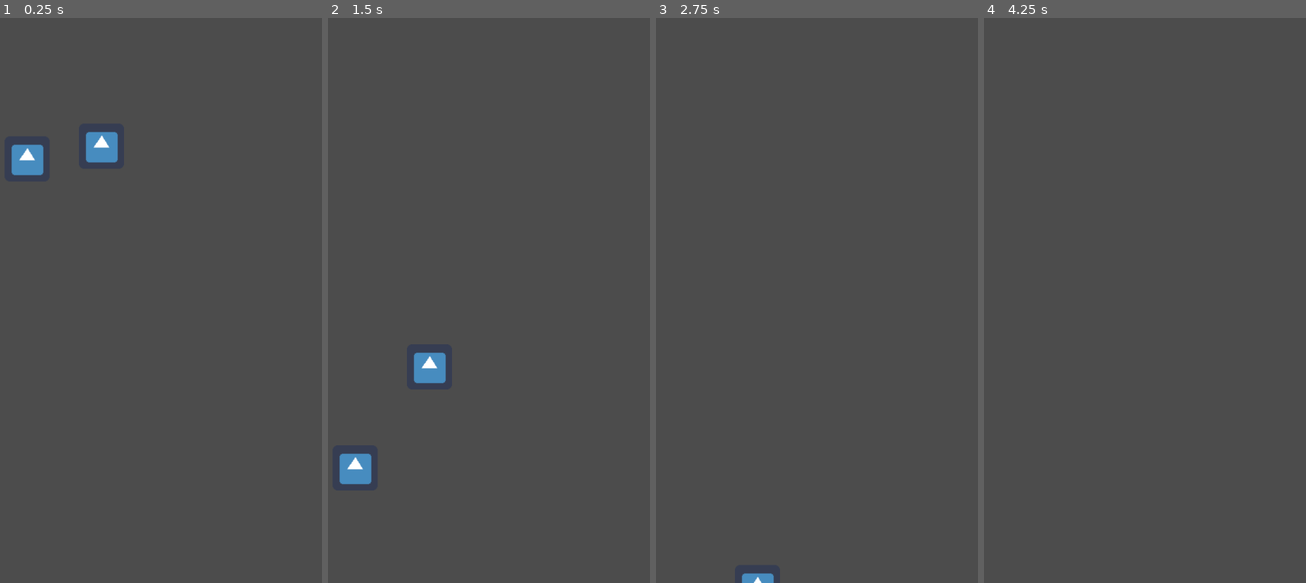
Above: before the commit, frames 1-4 (left to right).
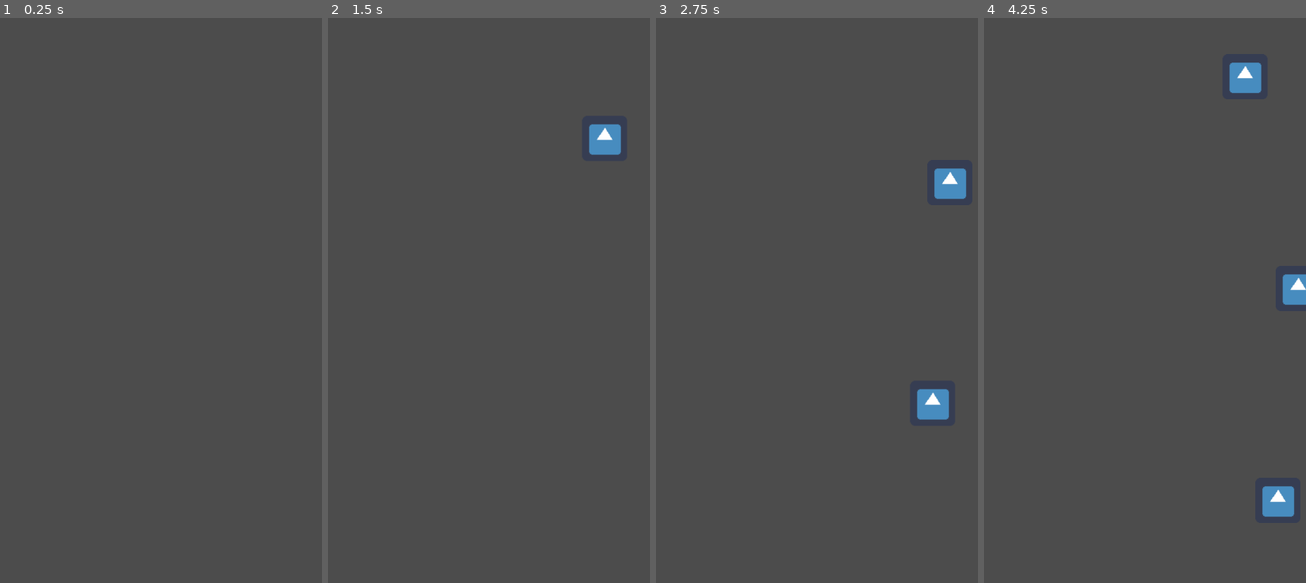
Above: after the commit, the same moments.

Repository: eastonman/trivialwar
Game: Godot game, scene res://Main.tscn
Same seed, same stepped clock (60 frames per second), same inputs: the game is played once before the commit and once after it. The engine's default icon, where the game draws it, is replaced by a stand-in: a white triangle on a blue panel in a dark square.
Inputs:
- Up to frame 1 (0.25 s): no input
- Up to frame 2 (1.5 s): hold Right (move_right) 0.53-1.28 s; hold Down (move_down) from 1.28 s (still down)
- Up to frame 3 (2.75 s): release Down (move_down) at 2.03 s; hold Right (move_right) from 2.03 s (still down)
- Up to frame 4 (4.25 s): release Right (move_right) at 2.78 s; hold Up (move_up) 2.78-3.53 s; hold Left (move_left) from 3.53 s (still down)

The runs differ from the first frame. In frame 1, 1.1% of the frame differs, in the area x 3-37%, y 20-28%; in frame 2, 1.6%, in the area x 3-92%, y 18-83%; in frame 3, 1.3%; in frame 4, 1.5%.

Commit message:
feat: add mob timer

Diff:
--- a/Main.tscn
+++ b/Main.tscn
@@ -1,12 +1,25 @@
-[gd_scene load_steps=3 format=2]
+[gd_scene load_steps=4 format=2]
 
 [ext_resource path="res://enemy/Mob.tscn" type="PackedScene" id=1]
-[ext_resource path="res://enemy/Elite.tscn" type="PackedScene" id=2]
+[ext_resource path="res://main.gd" type="Script" id=3]
 
-[node name="Node2D" type="Node2D"]
+[sub_resource type="Curve2D" id=1]
+_data = {
+"points": PoolVector2Array( 0, 0, 0, 0, 4, 9, 0, 0, 0, 0, 1079, 6, 0, 0, 0, 0, 1082, 31, 0, 0, 0, 0, 4, 32, 0, 0, 0, 0, 4, 9 )
+}
 
-[node name="Mob" parent="." instance=ExtResource( 1 )]
-position = Vector2( 454, 238 )
+[node name="Main" type="Node"]
+script = ExtResource( 3 )
+mob_scene = ExtResource( 1 )
 
-[node name="Eilte" parent="." instance=ExtResource( 2 )]
-position = Vector2( 243, 224 )
+[node name="MobTimer" type="Timer" parent="."]
+
+[node name="MobSpawnPath" type="Path2D" parent="."]
+curve = SubResource( 1 )
+
+[node name="MobSpawnPosition" type="PathFollow2D" parent="MobSpawnPath"]
+position = Vector2( 4, 9 )
+rotation = -0.00279073
+rotate = false
+
+[connection signal="timeout" from="MobTimer" to="." method="_on_MobTimer_timeout"]
--- a/enemy/Mob.tscn
+++ b/enemy/Mob.tscn
@@ -1,15 +1,10 @@
-[gd_scene load_steps=4 format=2]
+[gd_scene load_steps=3 format=2]
 
 [ext_resource path="res://icon.png" type="Texture" id=1]
 [ext_resource path="res://enemy/mob.gd" type="Script" id=2]
 
-[sub_resource type="ConvexPolygonShape2D" id=1]
-
 [node name="Mob" type="RigidBody2D"]
 script = ExtResource( 2 )
-
-[node name="CollisionShape2D" type="CollisionShape2D" parent="."]
-shape = SubResource( 1 )
 
 [node name="Sprite" type="Sprite" parent="."]
 scale = Vector2( 2, 2 )
@@ -17,4 +12,7 @@
 
 [node name="VisibilityNotifier2D" type="VisibilityNotifier2D" parent="."]
 
+[node name="CollisionPolygon2D" type="CollisionPolygon2D" parent="."]
+polygon = PoolVector2Array( -63, -57, 61, -59, 58, 54, -61, 57 )
+
 [connection signal="screen_exited" from="VisibilityNotifier2D" to="." method="_on_VisibilityNotifier2D_screen_exited"]
--- a/enemy/elite.gd
+++ b/enemy/elite.gd
@@ -1,4 +1,6 @@
 extends "res://enemy/mob.gd"
+
 
 func _init():
 	speed = 700
+	HP = 200
--- a/enemy/mob.gd
+++ b/enemy/mob.gd
@@ -1,7 +1,7 @@
 extends RigidBody2D
 
-
-var speed = 500
+var HP = 100
+var speed = 600
 
 func _process(delta):
 	var velocity = Vector2.DOWN * speed
--- /dev/null
+++ b/main.gd
@@ -0,0 +1,29 @@
+extends Node
+
+export(PackedScene) var mob_scene
+
+func _ready():
+	randomize()
+	# Debug tesing purpose
+	new_game()
+
+func new_game():
+	$MobTimer.start()
+
+func game_over():
+	$MobTimer.stop()
+
+
+
+func _on_MobTimer_timeout():
+	# Create mob
+	var mob = mob_scene.instance()
+
+	# Get a randomized spawn point
+	var mob_spawn_location = get_node("MobSpawnPath/MobSpawnPosition")
+	mob_spawn_location.offset = randi()
+
+	mob.position = mob_spawn_location.position
+
+	# Add mob to scene
+	add_child(mob)
